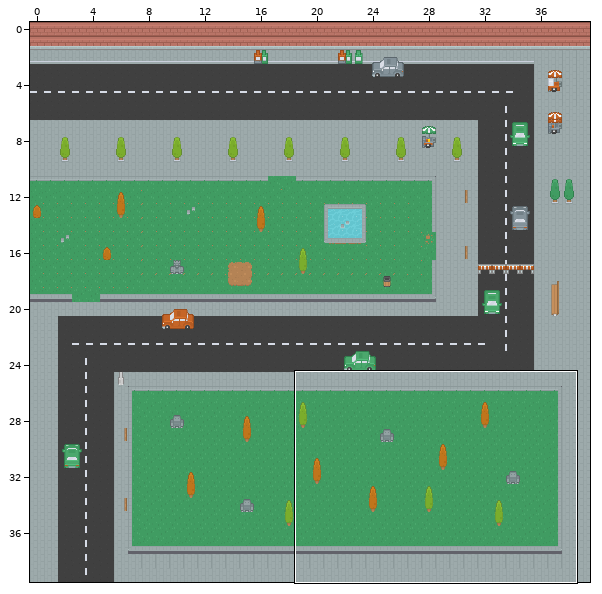
Tiled map (JSON), stored at assets/map/level1.json. Above, an overview of the earlier version with the close-up marked.
Close-up. Before:
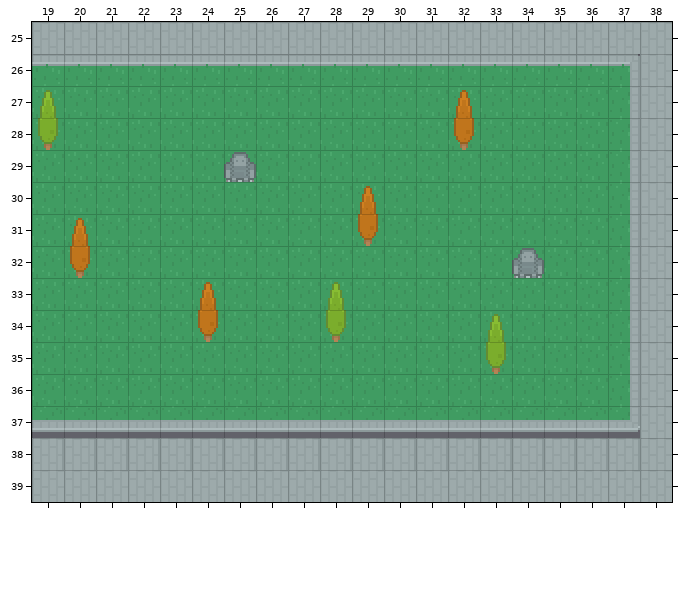
Cells are 16x16 px. Shown: x 19..38, y 25..39. The commit also changed other parts of the map, which this record leaves out.
And afterwards:
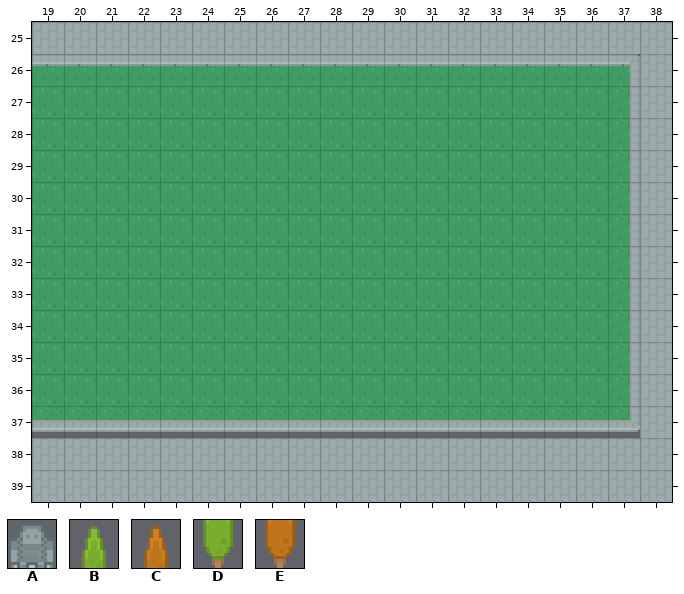
Key: from "modern": A 110, B 404, C 405, D 441, E 442.
_ is an empty cell.
From old to new:
Layer "World Level" (now hidden):
Tile A is removed in row 29 at x 25; in row 32 at x 34.
Tile B is removed in row 27 at x 19; in row 33 at x 28; in row 34 at x 33.
Tile C is removed in row 27 at x 32; in row 30 at x 29; in row 31 at x 20; in row 33 at x 24.
Tile D is removed in row 28 at x 19; in row 34 at x 28; in row 35 at x 33.
Tile E is removed in row 28 at x 32; in row 31 at x 29; in row 32 at x 20; in row 34 at x 24.
